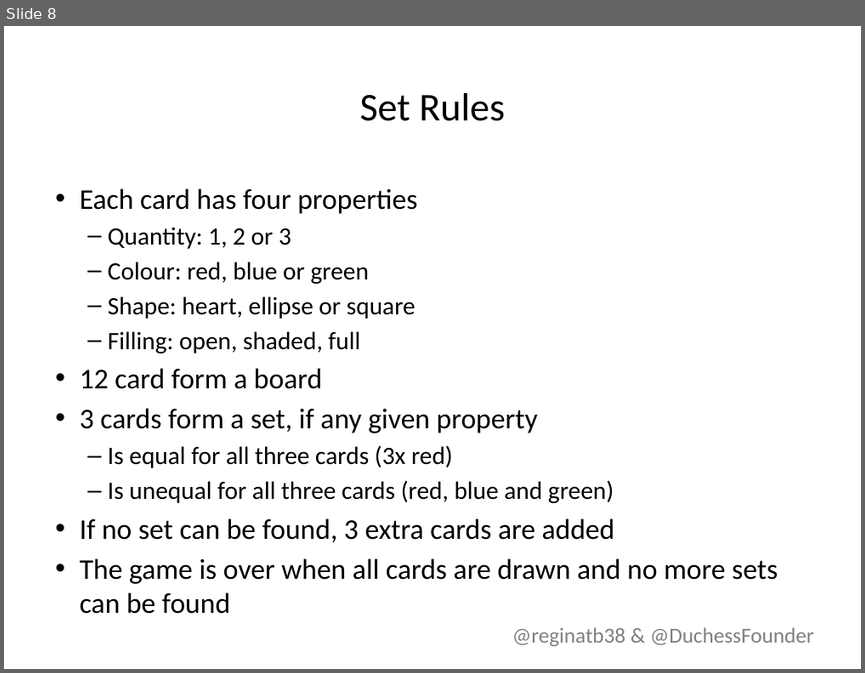
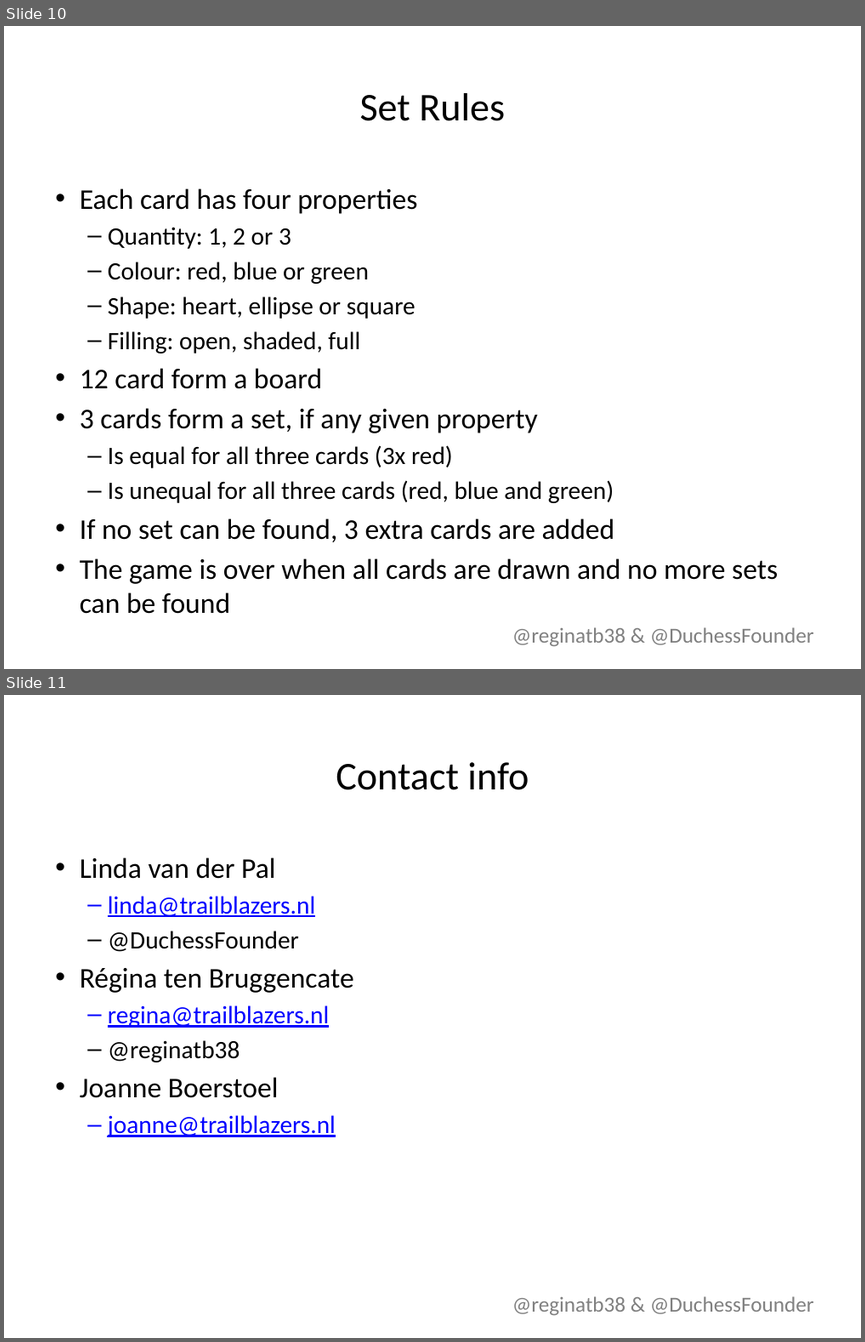
Before and after one commit to lvdpal/microservices, a slide deck: presentation/Presentation.pptx. Shown one above the other, each under a label of ours: slide 8 before the commit, slides 10 and 11 after it. The pictures are 865x673 and 865x1342 pixels, drawn with LibreOffice and Linux fonts; fonts in the diff are those of the drawing; background and template pictures are left out. Boxes give left, top, right and bottom in pixels: in the first picture for what was removed or moved away, otherwise in the second. Text is boxed around its words. In the diff, an @@ line names an element or a change of style, - is before the commit and + after.

```diff
--- a/presentation/Presentation.pptx
+++ b/presentation/Presentation.pptx
@@ slide 11 added at (4,695,861,1338), background #FFFFFF; not listed: 1 template element that a slide beside it also shows @@
@@ title added at (336,762,528,790), 33 pt, text #000000 @@
+Contact info
@@ text added at (80,857,354,1137), 21 pt, text #000000 @@
+• Linda van der Pal
+  – linda@trailblazers.nl
+  – @DuchessFounder
+• Régina ten Bruggencate
+  – regina@trailblazers.nl
+  – @reginatb38
+• Joanne Boerstoel
+  – joanne@trailblazers.nl
@@ what was slide 8 is now slide 10 @@
```
Also in this commit, not shown: 3 slides changed, 7 other slides added, 4 slides removed, 1 other file.
